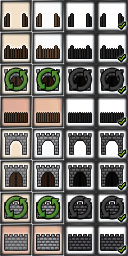
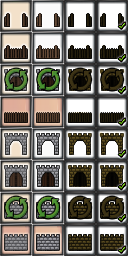
Layer changes from the first 128 x 256 image to the second:
added layer "Highlight" (overlay) above "Palisade #4" over [67, 13, 125, 252]
painted on "Palisade #4" over [67, 13, 125, 188]
painted on "Palisade #3" over [67, 13, 125, 188]
painted on "Palisade #2" over [67, 45, 125, 219]
painted on "Palisade Arrow" over [68, 67, 125, 123]
painted on "Wall #5" over [67, 13, 125, 252]
painted on "Wall #4" over [67, 13, 125, 252]
painted on "Wall #3" over [67, 67, 125, 252]
painted on "Wall #2" over [67, 132, 125, 252]
painted on "Wall Arrow" over [68, 196, 125, 252]
painted on "Wall #1" over [67, 112, 125, 252]
